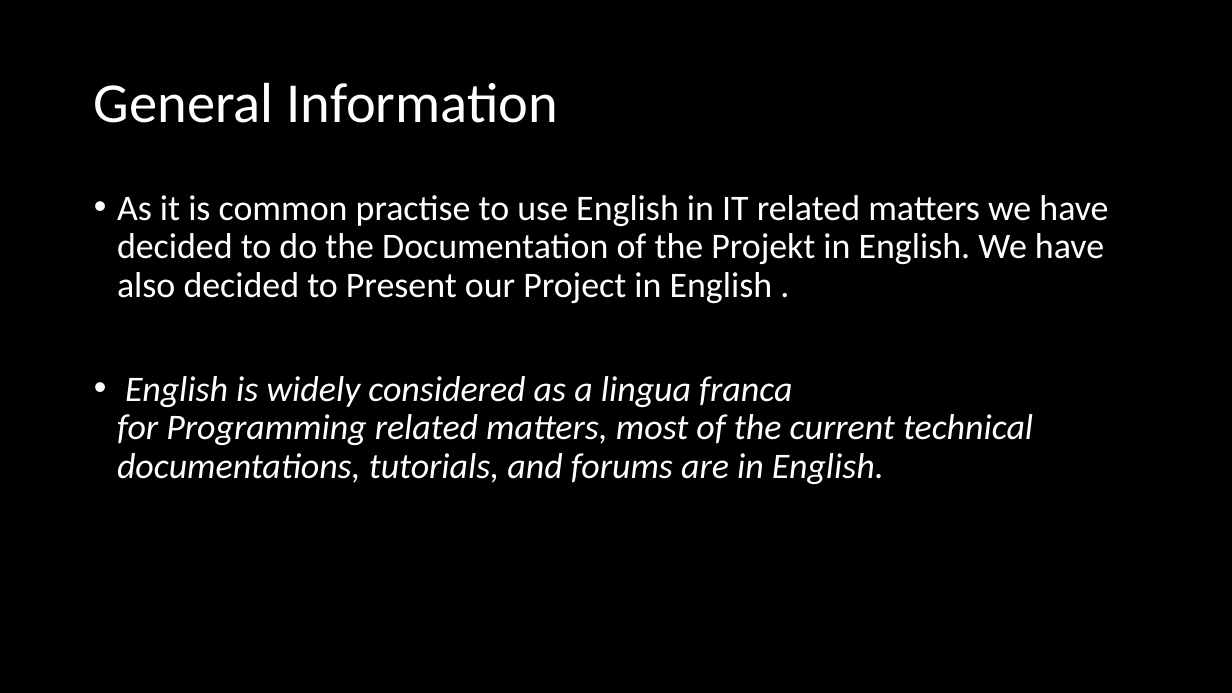
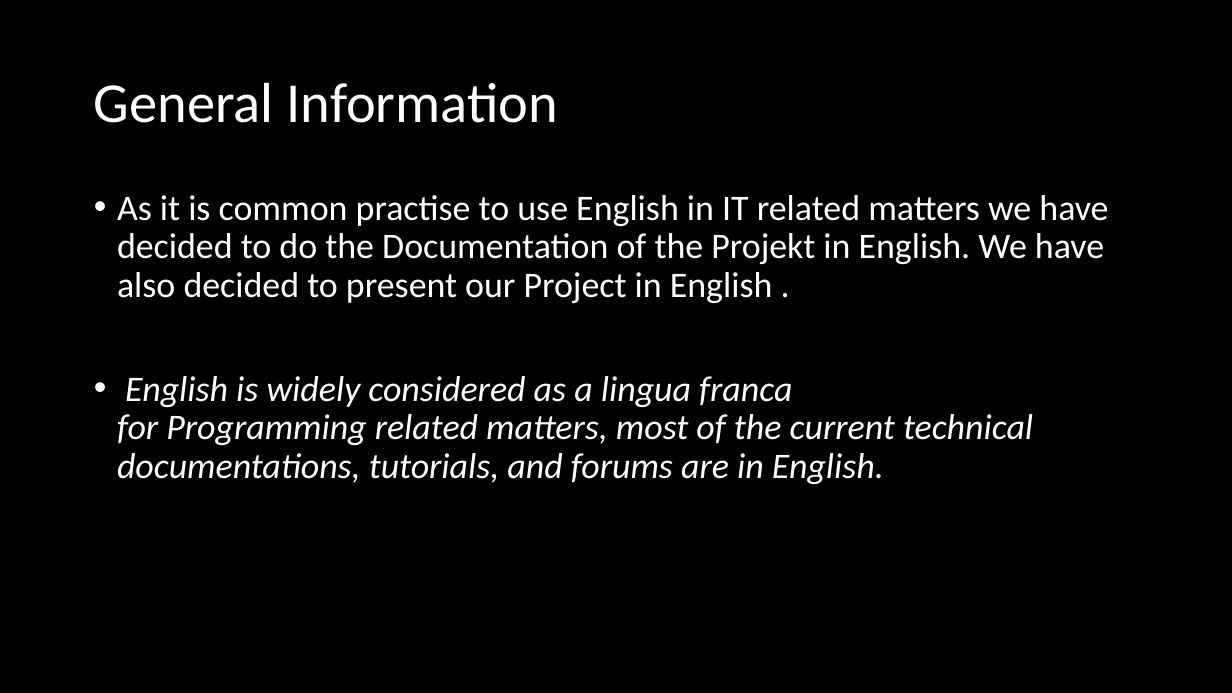
Before and after one commit to BBZ-InformatikGrundlagen/AtariBreakout, a slide deck: slide 2 of Presentation/AtariBreakout_Presentation.pptx. Drawn at 1232x693 pixels with LibreOffice and Linux fonts; fonts in the diff are those of the drawing. Boxes give left, top, right and bottom in pixels: in the first picture for what was removed or moved away, otherwise in the second. Text is boxed around its words. In the diff, an @@ line names an element or a change of style, - is before the commit and + after.

```diff
--- a/Presentation/AtariBreakout_Presentation.pptx
+++ b/Presentation/AtariBreakout_Presentation.pptx
@@ text at [117,195,1108,303]: text changed @@
-• As it is common practise to use English in IT related matters we have decided to do the Documentation of the Projekt in English. We have also decided to Present our Project in English .
+• As it is common practise to use English in IT related matters we have decided to do the Documentation of the Projekt in English. We have also decided to present our Project in English .
```
Also in this commit, not shown: 1 other slide changed, 14 slides added, 8 slides removed.
